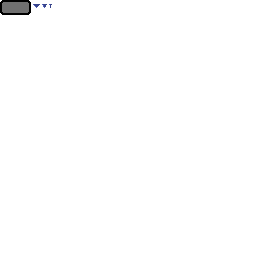
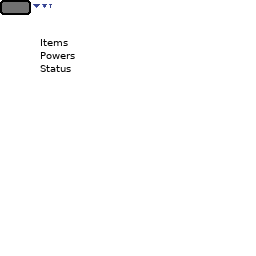
Comparing the layer stacks of the two w=256, h=256 images. Changes:
added layer "Items ..." above "Items" over (x1=40, y1=39, x2=75, y2=72)
